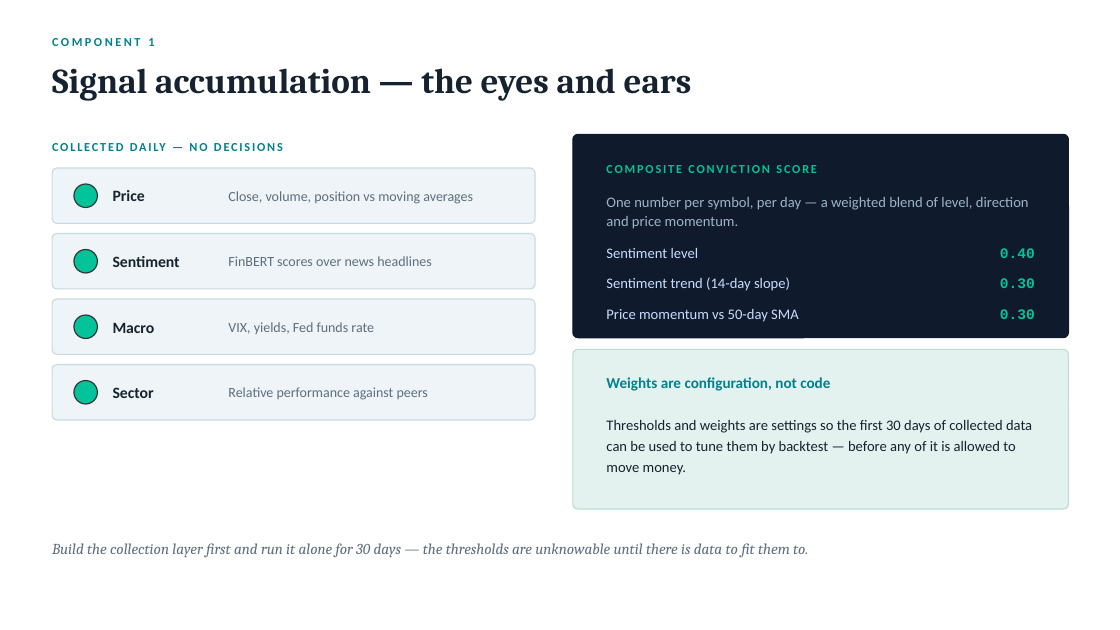
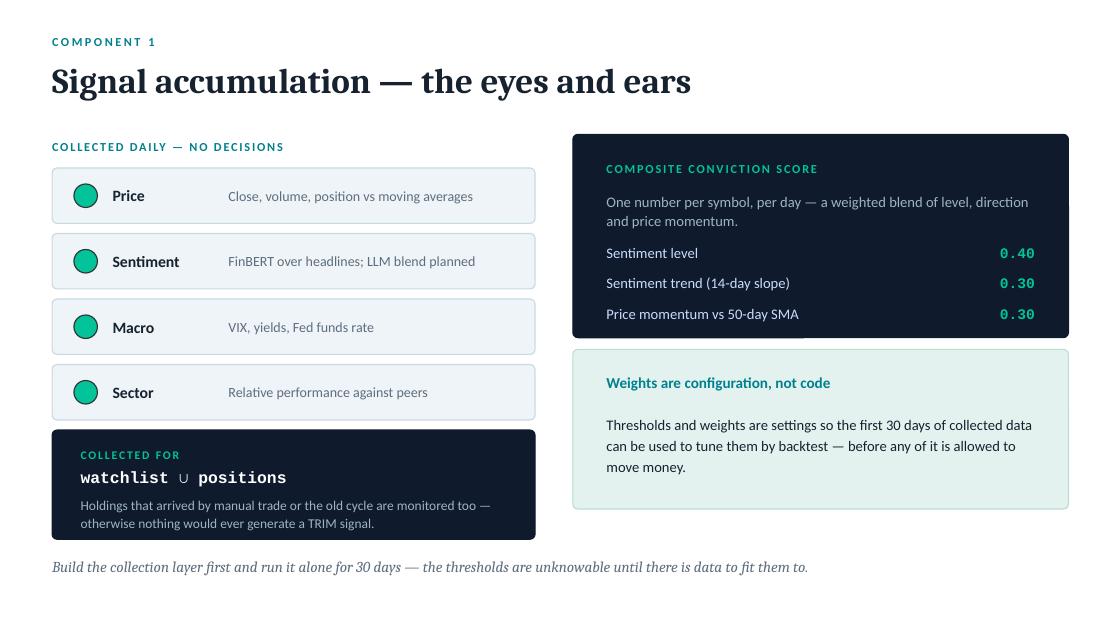
Before and after one commit to nicechester/atn-trd, a slide deck: slide 6 of docs/atn-trd-strategic-trading.pptx. Drawn at 1120x630 pixels with LibreOffice and Linux fonts; fonts in the diff are those of the drawing. Boxes give left, top, right and bottom in pixels: in the first picture for what was removed or moved away, otherwise in the second. Text is boxed around its words. In the diff, an @@ line names an element or a change of style, - is before the commit and + after.

Commit message:
fix(PM): Add position weight visibility to portfolio manager
PM agent was making blind decisions without seeing current position allocations.
Example: MSFT at 18.1%, PM recommends "add to 4.1%" → system incorrectly sells.

Changes:
- Add positionWeights: Record<string, number> to PortfolioContext
- Compute current position weights in trading cycle from market values
- Display position allocations in PM prompt for informed decisions

Fixes #154

```diff
--- a/docs/atn-trd-strategic-trading.pptx
+++ b/docs/atn-trd-strategic-trading.pptx
@@ text at [228,256,475,268]: text changed @@
-FinBERT scores over news headlines
+FinBERT over headlines; LLM blend planned
@@ rounded rectangle added at [52,430,535,539], fill #0F1B2D, outline #0F1B2D 1 pt @@
@@ text added at [81,451,179,459], 10 pt, text #02C39A, bold @@
+COLLECTED FOR
@@ text added at [81,471,286,487], 14 pt, text #FFFFFF, bold @@
+watchlist ∪ positions
@@ text added at [81,500,477,531], 11.5 pt, text #9FB3C8 @@
+Holdings that arrived by manual trade or the old cycle are monitored too — otherwise nothing would ever generate a TRIM signal.
@@ text "Build the collection layer first ...": place and size @@
-text "Build the collection layer first ..." at [52,543,808,557]
+text "Build the collection layer first ..." at [52,561,808,575]
```
Also in this commit, not shown: 2 other slides changed, 3 slides added, 2 slides removed, 2 other files.
